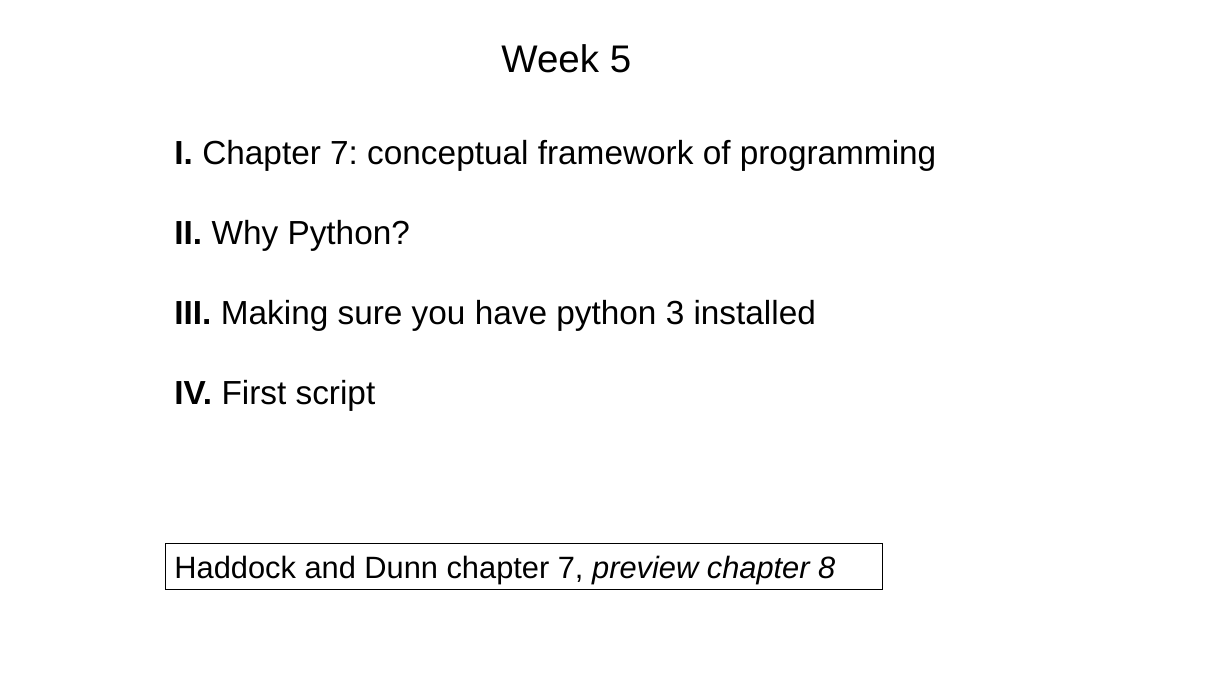
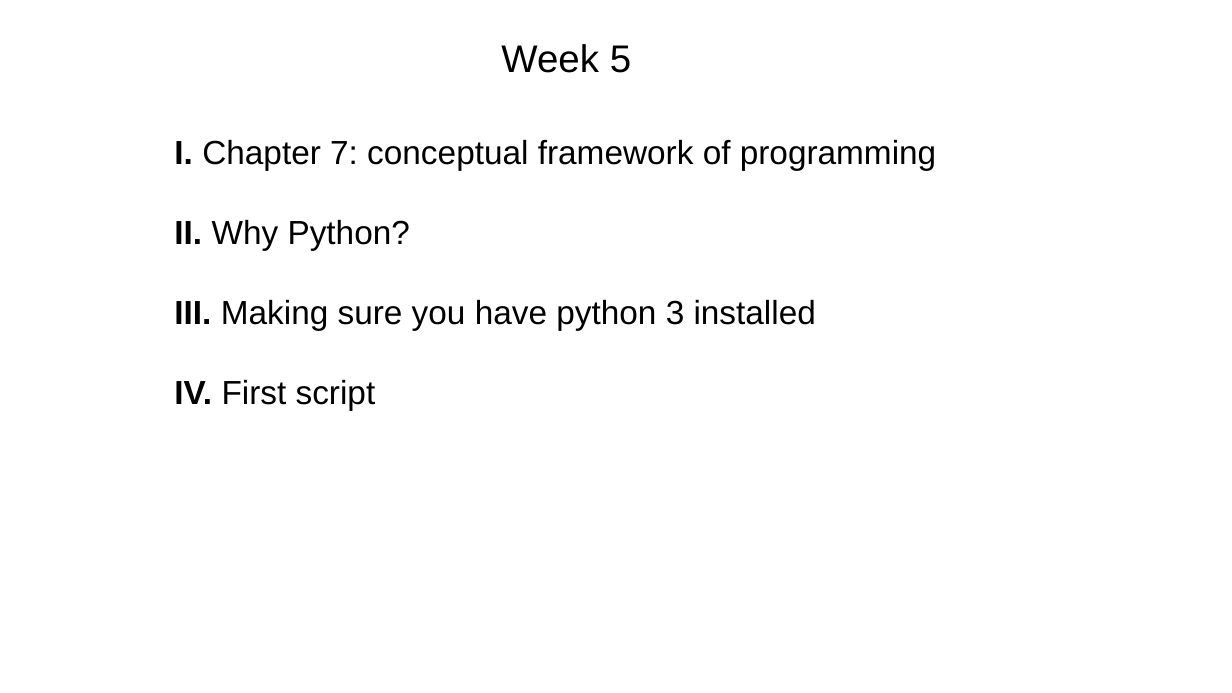
Before and after one commit to tparchman/F26_BIOL792, a slide deck: slide 1 of week5/week5_chap7_python_first_steps.pptx. Drawn at 1232x693 pixels with LibreOffice and Linux fonts; fonts in the diff are those of the drawing. Boxes give left, top, right and bottom in pixels: in the first picture for what was removed or moved away, otherwise in the second. Text is boxed around its words. In the diff, an @@ line names an element or a change of style, - is before the commit and + after.

```diff
--- a/week5/week5_chap7_python_first_steps.pptx
+++ b/week5/week5_chap7_python_first_steps.pptx
@@ rectangle removed at (165, 543, 883, 590) @@
-Haddock and Dunn chapter 7, preview chapter 8
```
Also in this commit, not shown: 6 other files.
